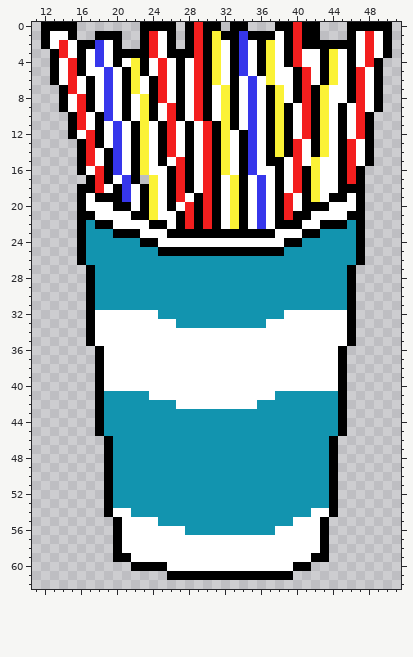
Two states of a pixel-art sprite, assets/others/straws.png. This is how it looked before the edit.
The file is 64x64 pixels. Shown: x 11..51, y 0..62.
Now the later version:
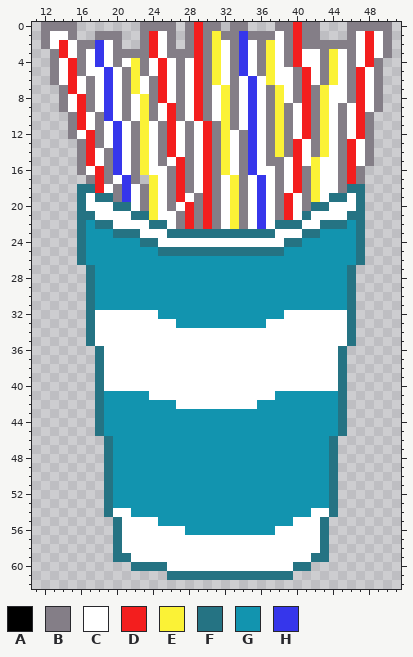
Palette (. is transparent): A #000000  B #847e87  C #ffffff  D #f31e1e  E #fbf236  F #257383  G #1294af  H #3636eb
Diff:
@@ x 11..51 @@
- 0 .AAAA.......AAAA.ADAA.AA...AADAA...AAAAA.
- 1 .ACCA..AAA..ADCA.ADAEAAHAAACADAA...ACDCA.
- 2 .ACDCAAHCA..ADCA.ADAECAHCAECADAAAAAACDCA.
- 3 ..ADCACHCAAAADCAAADAECAHCAECADCCAECACDCA.
- 4 ..ACDACHCACEACDCACDAECAHCAECADCCAECACDA..
- 5 ..ACDACCHCAEACDCACDAECAHCAECCADCAECADCA..
- 6 ..ACDCACHCAECADCACDAECACHCECCADCAECADCA..
- 7 ...ADCACHCAECADCACDACEACHCAECADAECCADCA..
- 8 ...ACDACHCACEADCACDACEACHCAECADAECCADCA..
- 9 ...ACDACHCACEACDACDACEACHCAEACDAECACDCA..
-10 ....ADCAHCACEACDACDACEACHCAEACDAECACDA...
-11 ....ADCACHCAECADCACDAEACHCAEACDAECACDA...
-12 ....ACDACHCAECADCACDAECAHCAEACDAECACDA...
-13 .....ADACHCAECADCACDAECAHCAEADCAECADCA...
-14 .....ADCAHCAECADCACDAECAHCAEADCAECADCA...
-15 .....ADCAHCAECACDACDAECAHCAACDCECCADCA...
-16 .....ACDAHCAECCADACDAECAHCCACDAECCADA....
-17 ......ADACHA.ECADACDACEACHCACDAECCADA....
-18 .....AADCAHCAECADACDACEACHCACDAECCAAA....
-19 .....ACAAAHCAECADCADACEACHCADCAECAACA....
-20 .....ACCCAACAECACDADACEACHCADCAAACCCA....
-21 .....AACCCCAAECCADADACEACHCADAACCCCAA....
-22 .....AGAACCCCAACADADACEACHCAAACCAAAGA....
-23 .....AGGGAAACCCAAAAAAAAAAAACCCAAGGGGA....
-24 .....AGGGGGGAACCCCCCCCCCCCCCAAGGGGGGA....
-25 .....AGGGGGGGGAAAAAAAAAAAAAAGGGGGGGGA....
-26 .....AGGGGGGGGGGGGGGGGGGGGGGGGGGGGGGA....
-27 ......AGGGGGGGGGGGGGGGGGGGGGGGGGGGGA.....
-28 ......AGGGGGGGGGGGGGGGGGGGGGGGGGGGGA.....
-29 ......AGGGGGGGGGGGGGGGGGGGGGGGGGGGGA.....
-30 ......AGGGGGGGGGGGGGGGGGGGGGGGGGGGGA.....
-31 ......AGGGGGGGGGGGGGGGGGGGGGGGGGGGGA.....
-32 ......ACCCCCCCGGGGGGGGGGGGGGCCCCCCCA.....
-33 ......ACCCCCCCCCGGGGGGGGGGCCCCCCCCCA.....
-34 ......ACCCCCCCCCCCCCCCCCCCCCCCCCCCCA.....
-35 ......ACCCCCCCCCCCCCCCCCCCCCCCCCCCCA.....
-36 .......ACCCCCCCCCCCCCCCCCCCCCCCCCCA......
-37 .......ACCCCCCCCCCCCCCCCCCCCCCCCCCA......
-38 .......ACCCCCCCCCCCCCCCCCCCCCCCCCCA......
-39 .......ACCCCCCCCCCCCCCCCCCCCCCCCCCA......
-40 .......ACCCCCCCCCCCCCCCCCCCCCCCCCCA......
-41 .......AGGGGGCCCCCCCCCCCCCCGGGGGGGA......
-42 .......AGGGGGGGGCCCCCCCCCGGGGGGGGGA......
-43 .......AGGGGGGGGGGGGGGGGGGGGGGGGGGA......
-44 .......AGGGGGGGGGGGGGGGGGGGGGGGGGGA......
-45 .......AGGGGGGGGGGGGGGGGGGGGGGGGGGA......
-46 ........AGGGGGGGGGGGGGGGGGGGGGGGGA.......
-47 ........AGGGGGGGGGGGGGGGGGGGGGGGGA.......
-48 ........AGGGGGGGGGGGGGGGGGGGGGGGGA.......
-49 ........AGGGGGGGGGGGGGGGGGGGGGGGGA.......
-50 ........AGGGGGGGGGGGGGGGGGGGGGGGGA.......
-51 ........AGGGGGGGGGGGGGGGGGGGGGGGGA.......
-52 ........AGGGGGGGGGGGGGGGGGGGGGGGGA.......
-53 ........AGGGGGGGGGGGGGGGGGGGGGGGGA.......
-54 ........ACCGGGGGGGGGGGGGGGGGGGGCCA.......
-55 .........ACCCCGGGGGGGGGGGGGGGCCCA........
-56 .........ACCCCCCCGGGGGGGGGGCCCCCA........
-57 .........ACCCCCCCCCCCCCCCCCCCCCCA........
-58 .........ACCCCCCCCCCCCCCCCCCCCCCA........
-59 .........AACCCCCCCCCCCCCCCCCCCCAA........
-60 ...........AAAACCCCCCCCCCCCCCAA..........
-61 ...............AAAAAAAAAAAAAA............
+ 0 .BBBB.......BBBB.BDBB.BB...BBDBB...BBBBB.
+ 1 .BCCB..BBB..BDCB.BDBEBBHBBBCBDBB...BCDCB.
+ 2 .BCDCBBHCB..BDCB.BDBECBHCBECBDBBBBBBCDCB.
+ 3 ..BDCBCHCBBBBDCBBBDBECBHCBECBDCCBECBCDCB.
+ 4 ..BCDBCHCBCEBCDCBCDBECBHCBECBDCCBECBCDB..
+ 5 ..BCDBCCHCBEBCDCBCDBECBHCBECCBDCBECBDCB..
+ 6 ..BCDCBCHCBECBDCBCDBECBCHCECCBDCBECBDCB..
+ 7 ...BDCBCHCBECBDCBCDBCEBCHCBECBDBECCBDCB..
+ 8 ...BCDBCHCBCEBDCBCDBCEBCHCBECBDBECCBDCB..
+ 9 ...BCDBCHCBCEBCDBCDBCEBCHCBEBCDBECBCDCB..
+10 ....BDCBHCBCEBCDBCDBCEBCHCBEBCDBECBCDB...
+11 ....BDCBCHCBECBDCBCDBEBCHCBEBCDBECBCDB...
+12 ....BCDBCHCBECBDCBCDBECBHCBEBCDBECBCDB...
+13 .....BDBCHCBECBDCBCDBECBHCBEBDCBECBDCB...
+14 .....BDCBHCBECBDCBCDBECBHCBEBDCBECBDCB...
+15 .....BDCBHCBECBCDBCDBECBHCBBCDCECCBDCB...
+16 .....BCDBHCBECCBDBCDBECBHCCBCDBECCBDB....
+17 ......BDBCHB.ECBDBCDBCEBCHCBCDBECCBDB....
+18 .....FFDCBHCBECBDBCDBCEBCHCBCDBECCBFF....
+19 .....FCFFBHCBECBDCBDBCEBCHCBDCBECFFCF....
+20 .....FCCCFFCBECBCDBDBCEBCHCBDCBFFCCCF....
+21 .....FFCCCCFFECCBDBDBCEBCHCBDCFCCCCFF....
+22 .....FGFFCCCCFFCBDBDBCEBCHCFFFCCFFFGF....
+23 .....FGGGFFFCCCFFFFFFFFFFFFCCCFFGGGGF....
+24 .....FGGGGGGFFCCCCCCCCCCCCCCFFGGGGGGF....
+25 .....FGGGGGGGGFFFFFFFFFFFFFFGGGGGGGGF....
+26 .....FGGGGGGGGGGGGGGGGGGGGGGGGGGGGGGF....
+27 ......FGGGGGGGGGGGGGGGGGGGGGGGGGGGGF.....
+28 ......FGGGGGGGGGGGGGGGGGGGGGGGGGGGGF.....
+29 ......FGGGGGGGGGGGGGGGGGGGGGGGGGGGGF.....
+30 ......FGGGGGGGGGGGGGGGGGGGGGGGGGGGGF.....
+31 ......FGGGGGGGGGGGGGGGGGGGGGGGGGGGGF.....
+32 ......FCCCCCCCGGGGGGGGGGGGGGCCCCCCCF.....
+33 ......FCCCCCCCCCGGGGGGGGGGCCCCCCCCCF.....
+34 ......FCCCCCCCCCCCCCCCCCCCCCCCCCCCCF.....
+35 ......FCCCCCCCCCCCCCCCCCCCCCCCCCCCCF.....
+36 .......FCCCCCCCCCCCCCCCCCCCCCCCCCCF......
+37 .......FCCCCCCCCCCCCCCCCCCCCCCCCCCF......
+38 .......FCCCCCCCCCCCCCCCCCCCCCCCCCCF......
+39 .......FCCCCCCCCCCCCCCCCCCCCCCCCCCF......
+40 .......FCCCCCCCCCCCCCCCCCCCCCCCCCCF......
+41 .......FGGGGGCCCCCCCCCCCCCCGGGGGGGF......
+42 .......FGGGGGGGGCCCCCCCCCGGGGGGGGGF......
+43 .......FGGGGGGGGGGGGGGGGGGGGGGGGGGF......
+44 .......FGGGGGGGGGGGGGGGGGGGGGGGGGGF......
+45 .......FGGGGGGGGGGGGGGGGGGGGGGGGGGF......
+46 ........FGGGGGGGGGGGGGGGGGGGGGGGGF.......
+47 ........FGGGGGGGGGGGGGGGGGGGGGGGGF.......
+48 ........FGGGGGGGGGGGGGGGGGGGGGGGGF.......
+49 ........FGGGGGGGGGGGGGGGGGGGGGGGGF.......
+50 ........FGGGGGGGGGGGGGGGGGGGGGGGGF.......
+51 ........FGGGGGGGGGGGGGGGGGGGGGGGGF.......
+52 ........FGGGGGGGGGGGGGGGGGGGGGGGGF.......
+53 ........FGGGGGGGGGGGGGGGGGGGGGGGGF.......
+54 ........FCCGGGGGGGGGGGGGGGGGGGGCCF.......
+55 .........FCCCCGGGGGGGGGGGGGGGCCCF........
+56 .........FCCCCCCCGGGGGGGGGGCCCCCF........
+57 .........FCCCCCCCCCCCCCCCCCCCCCCF........
+58 .........FCCCCCCCCCCCCCCCCCCCCCCF........
+59 .........FFCCCCCCCCCCCCCCCCCCCCFF........
+60 ...........FFFFCCCCCCCCCCCCCCFF..........
+61 ...............FFFFFFFFFFFFFF............
 62 .........................................
